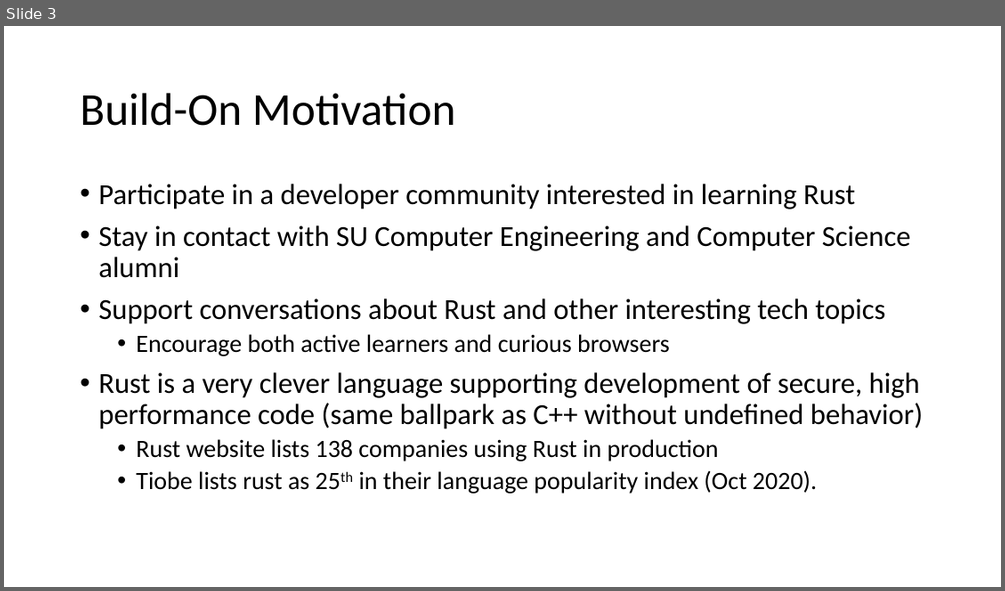
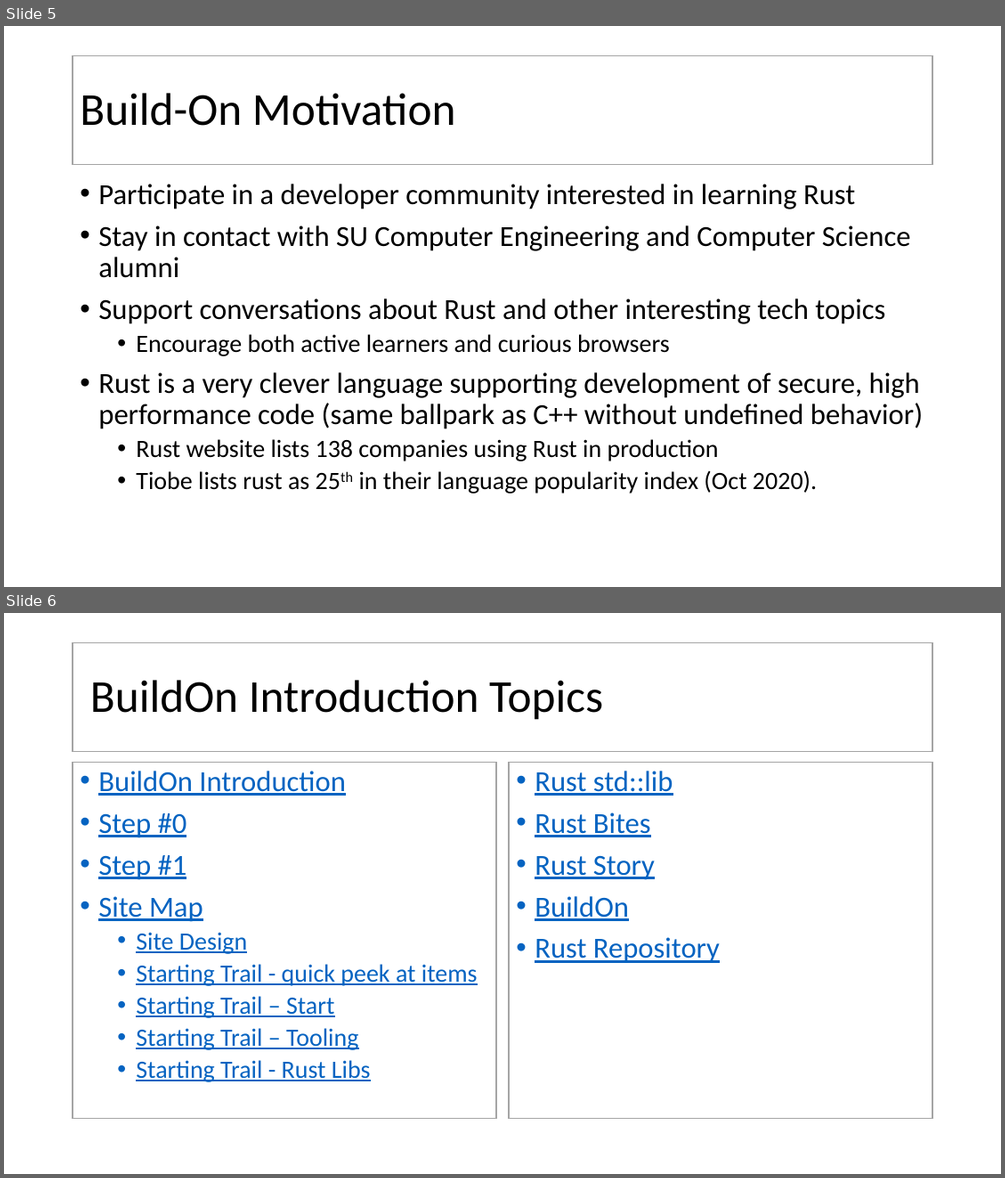
Before and after one commit to JimFawcett/BuildOn, a slide deck: Build-On.pptx. Shown one above the other, each under a label of ours: slide 3 before the commit, slides 5 and 6 after it. The pictures are 1005x591 and 1005x1178 pixels, drawn with LibreOffice and Linux fonts; fonts in the diff are those of the drawing. Boxes give left, top, right and bottom in pixels: in the first picture for what was removed or moved away, otherwise in the second. Text is boxed around its words. In the diff, an @@ line names an element or a change of style, - is before the commit and + after.

```diff
--- a/Build-On.pptx
+++ b/Build-On.pptx
@@ slide 6 added at (x1=4, y1=613, x2=1001, y2=1174), background #FFFFFF @@
@@ title added at (x1=73, y1=643, x2=933, y2=751), fill #FFFFFF, outline #A5A5A5 1 pt, 44 pt, text #000000 @@
+BuildOn Introduction Topics
@@ text added at (x1=73, y1=763, x2=497, y2=1119), fill #FFFFFF, outline #A5A5A5 1 pt, 24 pt, text #0563C1, underline @@
+• BuildOn Introduction
+• Step #0
+• Step #1
+• Site Map
+  • Site Design
+  • Starting Trail - quick peek at items
+  • Starting Trail – Start
+  • Starting Trail – Tooling
+  • Starting Trail - Rust Libs
@@ text added at (x1=509, y1=763, x2=933, y2=1119), fill #FFFFFF, outline #A5A5A5 1 pt, 28 pt, text #0563C1, underline @@
+• Rust std::lib
+• Rust Bites
+• Rust Story
+• BuildOn
+• Rust Repository
@@ what was slide 3 is now slide 5 @@
@@ slide 5 changed as well @@
@@ title "Build-On Motivation" resized from (x1=80, y1=93, x2=456, y2=126) to (x1=73, y1=56, x2=933, y2=164) @@
@@ title "Build-On Motivation" at (x1=73, y1=56, x2=933, y2=164): fill none to #FFFFFF; outline none to #A5A5A5 1 pt @@
```
Also in this commit, not shown: 2 other slides changed, 6 other slides added, 56 other files.
